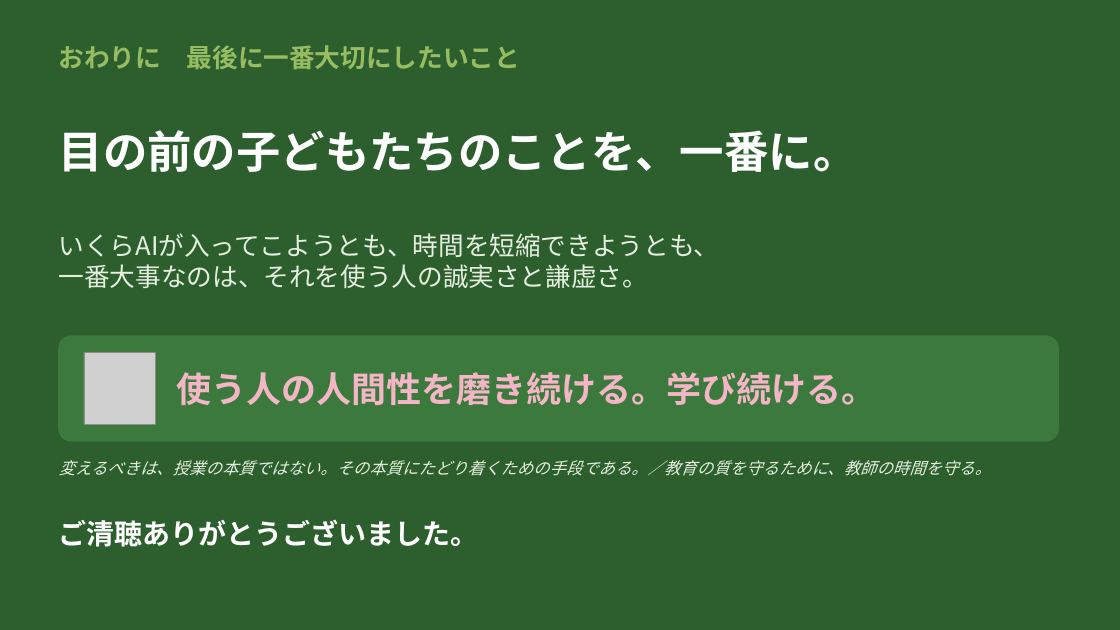
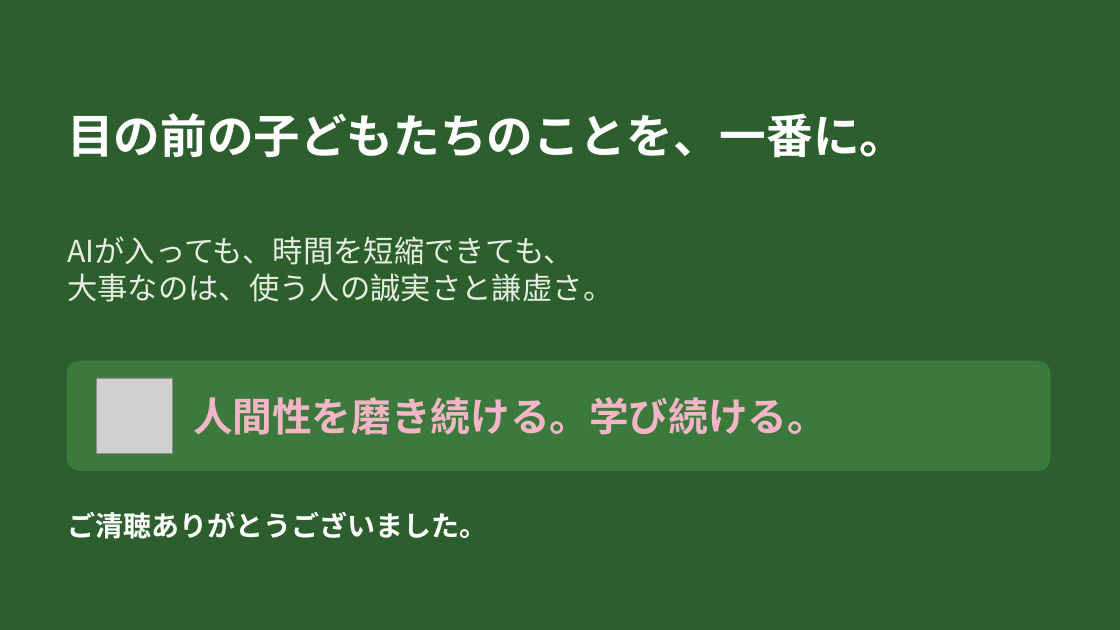
Before and after one commit to margiela14th-sudo/my-ai-project, a slide deck: slide 28 of 07_完成資料/県大会発表_生成AI授業再構築.pptx (slide 18 before the commit). Drawn at 1120x630 pixels with LibreOffice and Linux fonts; fonts in the diff are those of the drawing; grey boxes stand for pictures. Boxes give left, top, right and bottom in pixels: in the first picture for what was removed or moved away, otherwise in the second. Text is boxed around its words. In the diff, an @@ line names an element or a change of style, - is before the commit and + after.

```diff
--- a/07_完成資料/県大会発表_生成AI授業再構築.pptx
+++ b/07_完成資料/県大会発表_生成AI授業再構築.pptx
@@ text removed at (59,45,520,69) @@
-おわりに 最後に一番大切にしたいこと
@@ text "目の前の子どもたちのことを、一番に。": place and size @@
-text "目の前の子どもたちのことを、一番に。" at (59,130,858,172)
+text "目の前の子どもたちのことを、一番に。" at (67,113,906,158)
@@ text "目の前の子どもたちのことを、一番に。" at (67,113,906,158): size 38 to 40 pt @@
@@ text at (67,236,613,302): text changed; size 22 to 26 pt @@
-いくらAIが入ってこようとも、時間を短縮できようとも、
-一番大事なのは、それを使う人の誠実さと謙虚さ。
+AIが入っても、時間を短縮できても、
+大事なのは、使う人の誠実さと謙虚さ。
@@ rounded rectangle: place and size @@
-rounded rectangle at (59,336,1059,441)
+rounded rectangle at (67,361,1050,471)
@@ rounded rectangle at (67,361,1050,471): proportions changed @@
@@ picture: place and size @@
-picture at (84,353,155,424)
+picture at (97,378,172,454)
@@ text at (193,397,827,435): text changed; size 30 to 34 pt @@
-使う人の人間性を磨き続ける。学び続ける。
+人間性を磨き続ける。学び続ける。
@@ text removed at (59,460,991,476) @@
-変えるべきは、授業の本質ではない。その本質にたどり着くための手段である。／教育の質を守るために、教師の時間を守る。
@@ text "ご清聴ありがとうございました。": place and size @@
-text "ご清聴ありがとうございました。" at (59,520,479,547)
+text "ご清聴ありがとうございました。" at (67,512,487,539)
```
Also in this commit, not shown: 16 other slides changed, 14 slides added, 5 slides removed, 10 other files.
